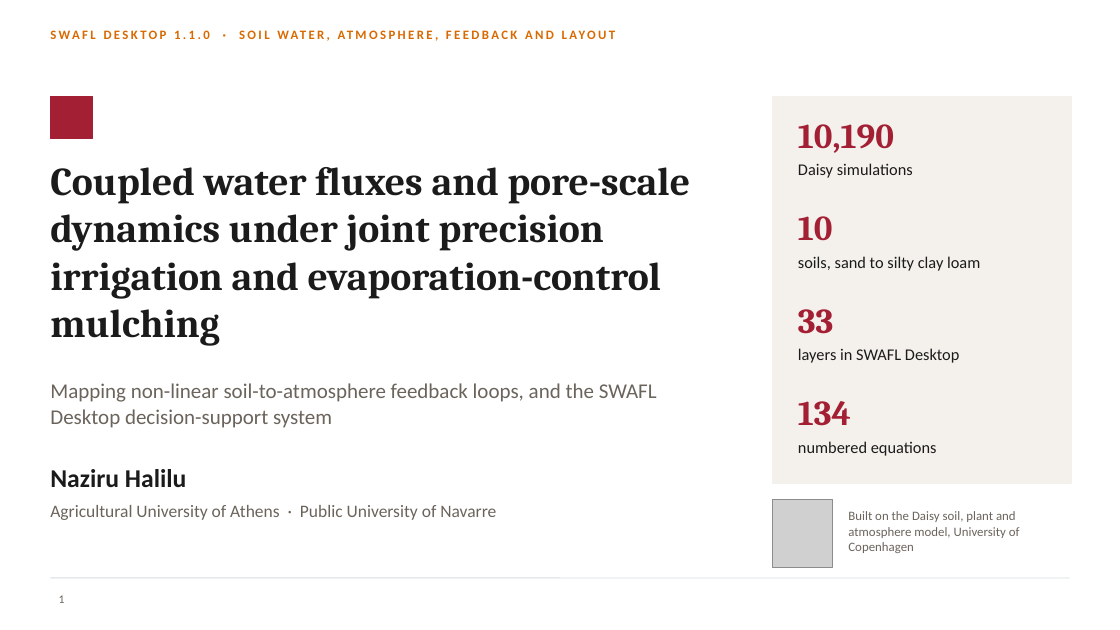
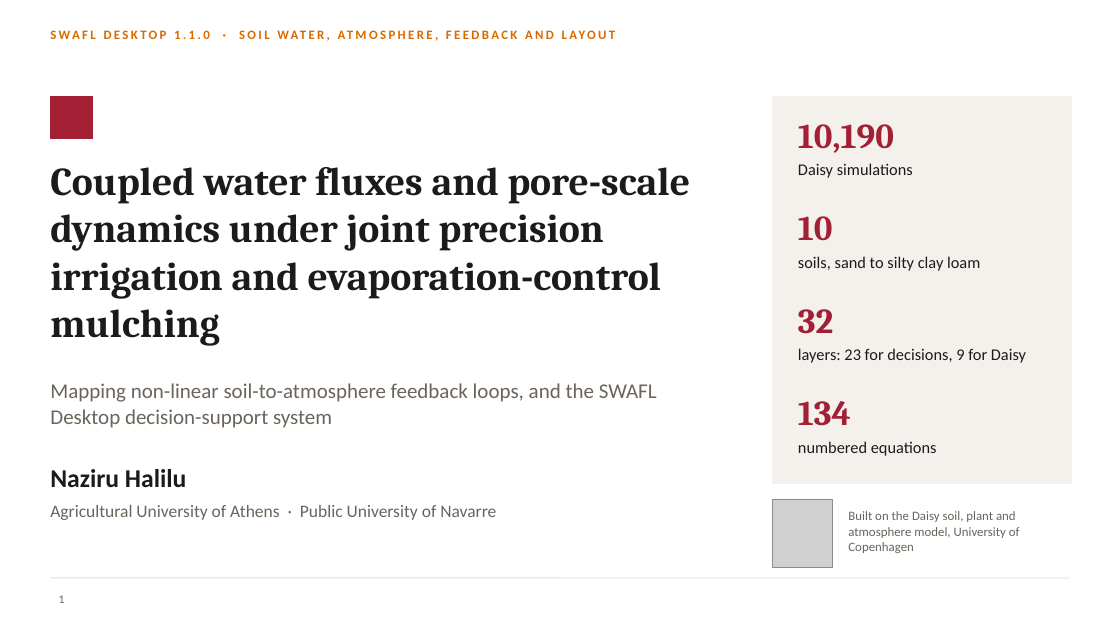
Before and after one commit to halilunaziru73-creator/Coupled-Water-Fluxes-Pore-Scale-Dynamics-Precision-Irrigation-Mulching-Feedback-Loops, a slide deck: slide 1 of Manuscripts/pdf/Supplementary/SWAFL_Presentation.pptx. Drawn at 1120x630 pixels with LibreOffice and Linux fonts; fonts in the diff are those of the drawing; grey boxes stand for pictures; background and template pictures are left out. Boxes give left, top, right and bottom in pixels: in the first picture for what was removed or moved away, otherwise in the second. Text is boxed around its words. In the diff, an @@ line names an element or a change of style, - is before the commit and + after.

Commit message:
Presentation: real Daisy run figures, field sketch and pipe network slide, version 1.1.0 news, layer counts as in the description

```diff
--- a/Manuscripts/pdf/Supplementary/SWAFL_Presentation.pptx
+++ b/Manuscripts/pdf/Supplementary/SWAFL_Presentation.pptx
@@ text at <box>798,309,833,334</box>: text changed @@
-33
+32
@@ text at <box>798,348,1026,363</box>: text changed @@
-layers in SWAFL Desktop
+layers: 23 for decisions, 9 for Daisy
```
Also in this commit, not shown: 2 other slides changed, 2 slides added, 1 slide removed.
